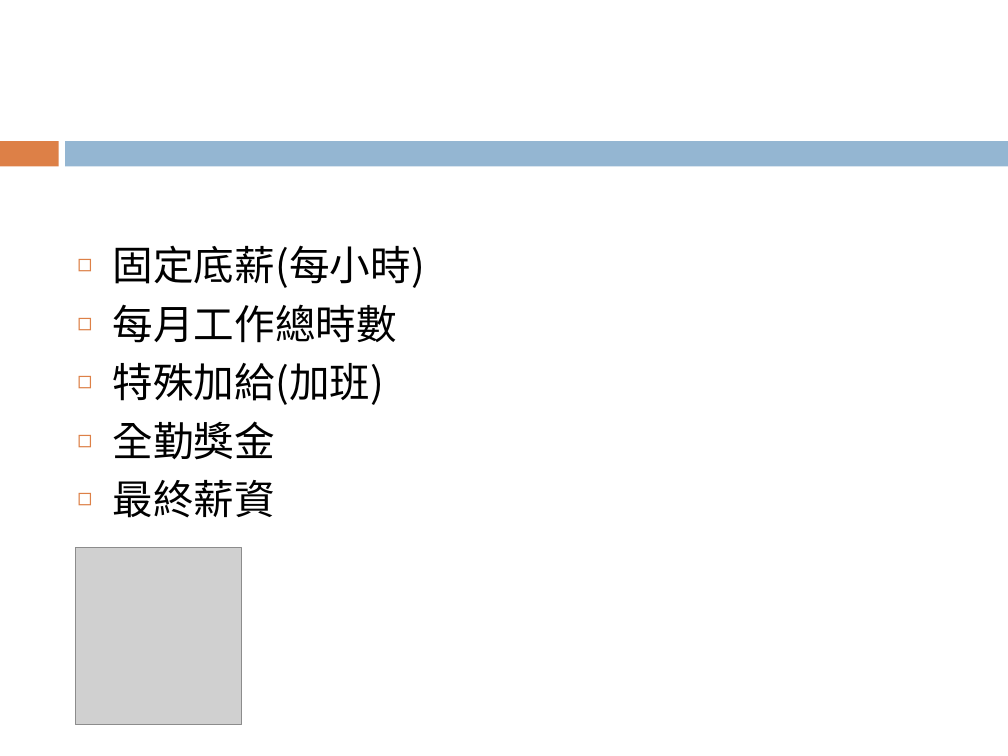
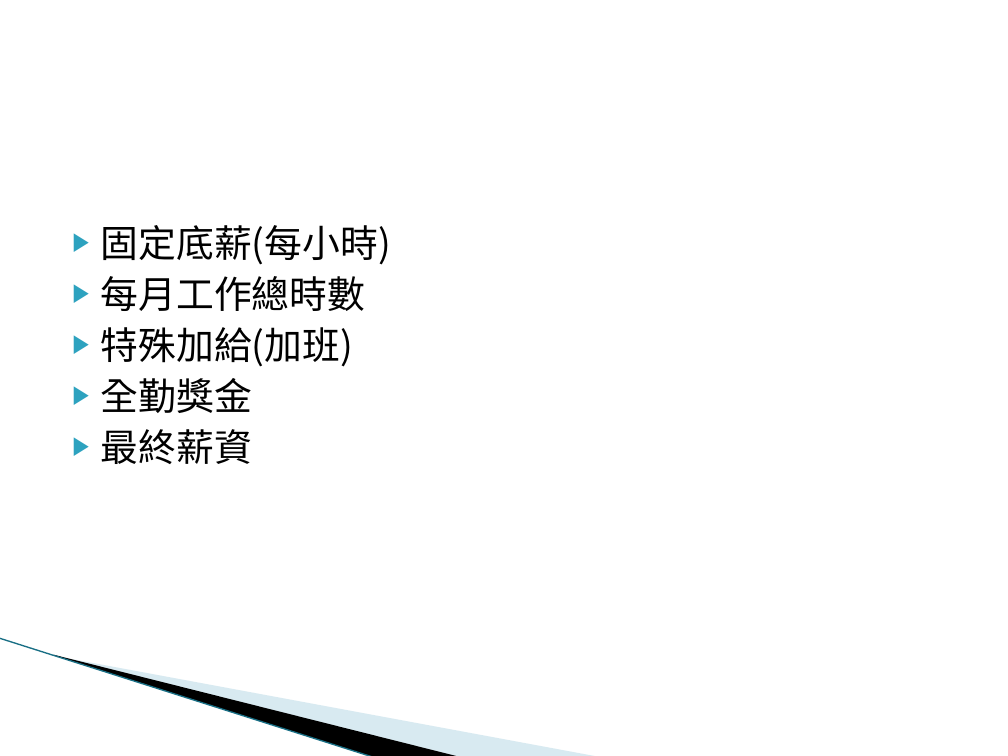
Before and after one commit to hankiris/Multimedia_401530022, a slide deck: slide 5 of 薪資計算app.pptx (slide 4 before the commit). Drawn at 1008x756 pixels with LibreOffice and Linux fonts; fonts in the diff are those of the drawing; grey boxes stand for pictures; background and template pictures are left out. Boxes give left, top, right and bottom in pixels: in the first picture for what was removed or moved away, otherwise in the second. Text is boxed around its words. In the diff, an @@ line names an element or a change of style, - is before the commit and + after.

```diff
--- a/薪資計算app.pptx
+++ b/薪資計算app.pptx
@@ rectangle removed at (0, 141, 58, 166) @@
@@ rectangle removed at (66, 141, 1008, 166) @@
@@ text "固定底薪(每小時)": place and size @@
-text "固定底薪(每小時)" at (113, 245, 425, 518)
+text "固定底薪(每小時)" at (101, 225, 391, 464)
@@ text "固定底薪(每小時)" at (101, 225, 391, 464): size 29 to 27 pt; bullet ◻ to ▶; less space between paragraphs; bullet colour #DD8047 to #2DA2BF @@
@@ picture removed at (76, 547, 242, 725) @@
@@ line added from (0, 638) to (374, 756), #97C5D8 0.95 pt @@
@@ freeform shape added at (53, 654, 461, 756), fill #000000 @@
@@ freeform shape added at (55, 655, 600, 756), fill #A0CBDC at 40% opacity @@
```
Also in this commit, not shown: 6 other slides changed, 1 slide added.
